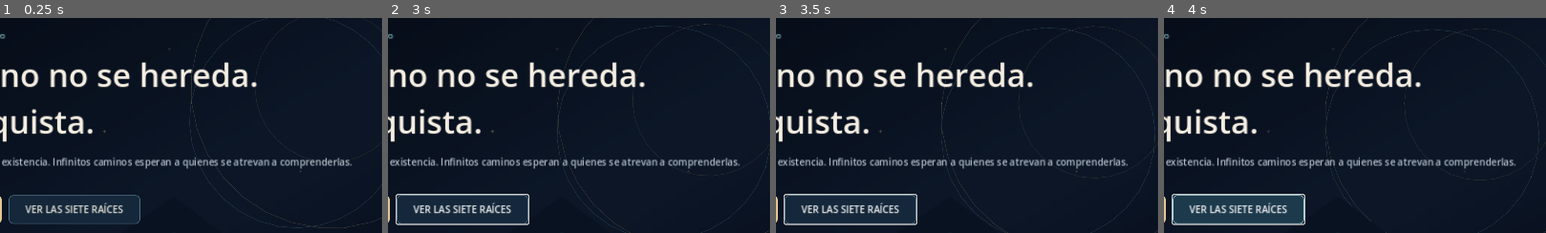
Above: before the commit, frames 1-4 (left to right).
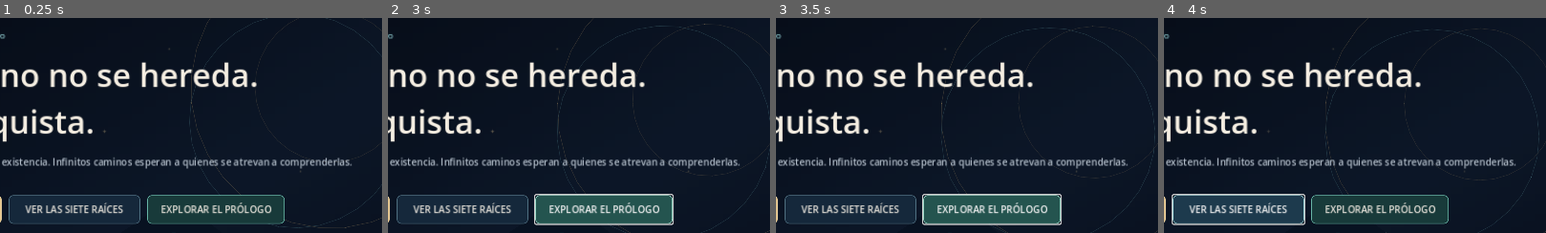
Above: after the commit, the same moments.

Repository: JOSEFRO/cultivation-universe-game
Game: Godot game, scene res://scenes/main.tscn
The game is run twice, just before and just after one commit, with the same random seed, the same clock (stepped at 60 frames per second) and the same inputs.
Inputs (mouse positions are % of the whole screen's width and height, from its top left):
- Up to frame 1 (0.25 s): no input
- Up to frame 2 (3 s): click (49, 68) at 0.5 s, where only the run after the commit has a clickable "EXPLORAR EL PRÓLOGO"; click "VER LAS SIETE RAÍCES" at 1.25 s; click "VER LAS SIETE RAÍCES" at 2 s; click (49, 68) at 2.75 s, where only the run after the commit has a clickable "EXPLORAR EL PRÓLOGO"
- Up to frame 3 (3.5 s): no input
- Up to frame 4 (4 s): click "VER LAS SIETE RAÍCES" at 3.5 s
The pictures show only the part of the screen within x 20-70%, y 23-73%; the shares and areas given below are measured in that part.

The runs differ from the first frame. In frame 1, 4.9% of the frame differs, in the area x 38-75%, y 82-96%; in frame 2, 6.0%, in the area x 2-75%, y 81-97%; in frame 3, 6.0%; in frame 4, 4.9%.

Commit message:
Add entry point to first playable 3D prologue

Diff:
--- a/scripts/main.gd
+++ b/scripts/main.gd
@@ -120,6 +120,16 @@
 	codex_button.add_theme_stylebox_override("hover", _button_style(Color("#1d3a4d"), Color("#9fe1e5")))
 	codex_button.pressed.connect(_on_codex_pressed)
 	buttons.add_child(codex_button)
+
+	var prologue_button := Button.new()
+	prologue_button.name = "PrologueButton"
+	prologue_button.text = "  EXPLORAR EL PRÓLOGO  "
+	prologue_button.custom_minimum_size = Vector2(220, 48)
+	prologue_button.add_theme_color_override("font_color", Color("#e9e5dc"))
+	prologue_button.add_theme_stylebox_override("normal", _button_style(Color("#183a3a"), Color("#72c7b5")))
+	prologue_button.add_theme_stylebox_override("hover", _button_style(Color("#24544f"), Color("#a5f0d9")))
+	prologue_button.pressed.connect(_on_prologue_pressed)
+	buttons.add_child(prologue_button)
 
 	status_label = Label.new()
 	status_label.text = "EL VIAJE AÚN NO HA COMENZADO"
@@ -265,3 +275,7 @@
 	for root in WORLD_DATA.ROOTS:
 		names.append(root["name"])
 	status_label.text = "RAÍCES: " + " · ".join(names)
+
+
+func _on_prologue_pressed() -> void:
+	get_tree().change_scene_to_file("res://scenes/prologue_3d.tscn")
